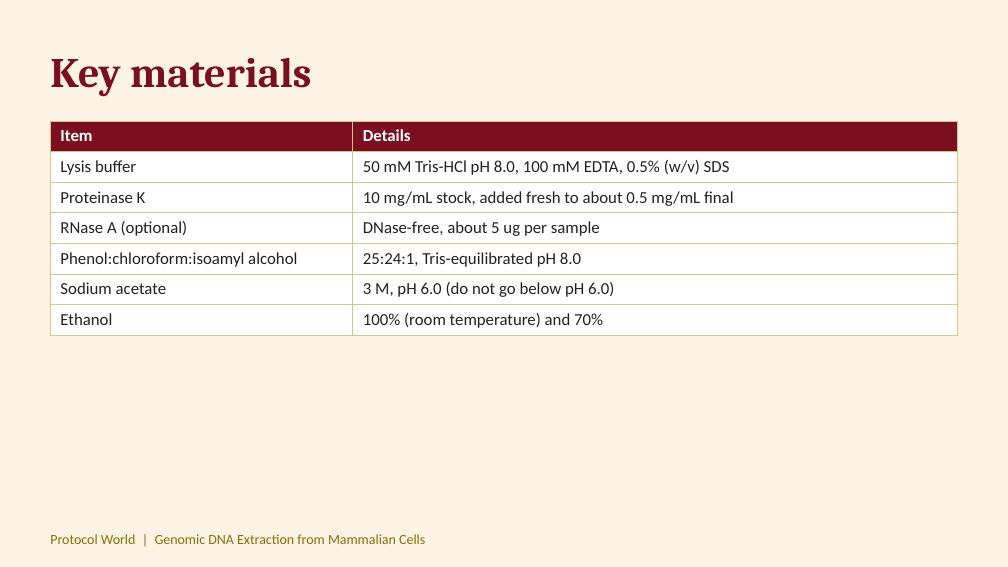
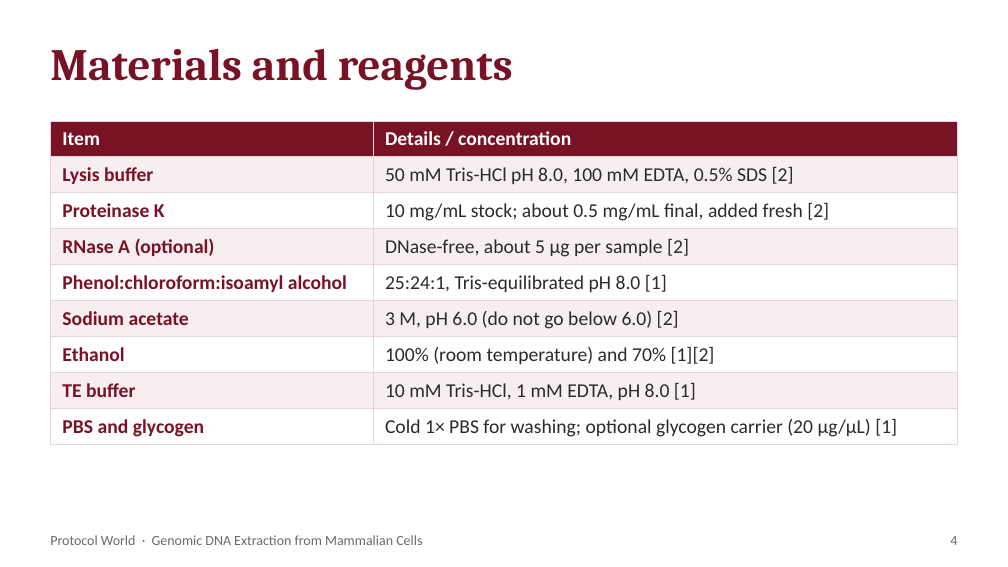
Before and after one commit to ProtocolWorld/ProtocolWorld, a slide deck: slide 4 of uploads/genomic-dna-extraction-from-mammalian-cells.pptx (slide 3 before the commit). Drawn at 1008x567 pixels with LibreOffice and Linux fonts; fonts in the diff are those of the drawing. Boxes give left, top, right and bottom in pixels: in the first picture for what was removed or moved away, otherwise in the second. Text is boxed around its words. In the diff, an @@ line names an element or a change of style, - is before the commit and + after.

```diff
--- a/uploads/genomic-dna-extraction-from-mammalian-cells.pptx
+++ b/uploads/genomic-dna-extraction-from-mammalian-cells.pptx
@@ background #FBF4E4 to #FFFFFF @@
@@ text at (50, 49, 513, 90): text changed; size 30 to 32 pt; text colour #7A0F1F to #7A1226 @@
-Key materials
+Materials and reagents
@@ table at (50, 121, 958, 441) @@
-row 1: Item | Details
-row 2: Lysis buffer | 50 mM Tris-HCl pH 8.0, 100 mM EDTA, 0.5% (w/v) SDS
-row 3: Proteinase K | 10 mg/mL stock, added fresh to about 0.5 mg/mL final
-row 4: RNase A (optional) | DNase-free, about 5 ug per sample
-row 5: Phenol:chloroform:isoamyl alcohol | 25:24:1, Tris-equilibrated pH 8.0
-row 6: Sodium acetate | 3 M, pH 6.0 (do not go below pH 6.0)
-row 7: Ethanol | 100% (room temperature) and 70%
+row 1: Item | Details / concentration
+row 2: Lysis buffer | 50 mM Tris-HCl pH 8.0, 100 mM EDTA, 0.5% SDS [2]
+row 3: Proteinase K | 10 mg/mL stock; about 0.5 mg/mL final, added fresh [2]
+row 4: RNase A (optional) | DNase-free, about 5 µg per sample [2]
+row 5: Phenol:chloroform:isoamyl alcohol | 25:24:1, Tris-equilibrated pH 8.0 [1]
+row 6: Sodium acetate | 3 M, pH 6.0 (do not go below 6.0) [2]
+row 7: Ethanol | 100% (room temperature) and 70% [1][2]
+row 8: TE buffer | 10 mM Tris-HCl, 1 mM EDTA, pH 8.0 [1]
+row 9: PBS and glycogen | Cold 1× PBS for washing; optional glycogen carrier (20 µg/µL) [1]
@@ text at (50, 535, 422, 545): text changed; text colour #8A6D0B to #6B6B6B @@
-Protocol World | Genomic DNA Extraction from Mammalian Cells
+Protocol World · Genomic DNA Extraction from Mammalian Cells
@@ text added at (950, 536, 957, 545), 10 pt, text #6B6B6B @@
+4
```
Also in this commit, not shown: 4 other slides changed, 7 slides added, 3 slides removed, 9 other files.
